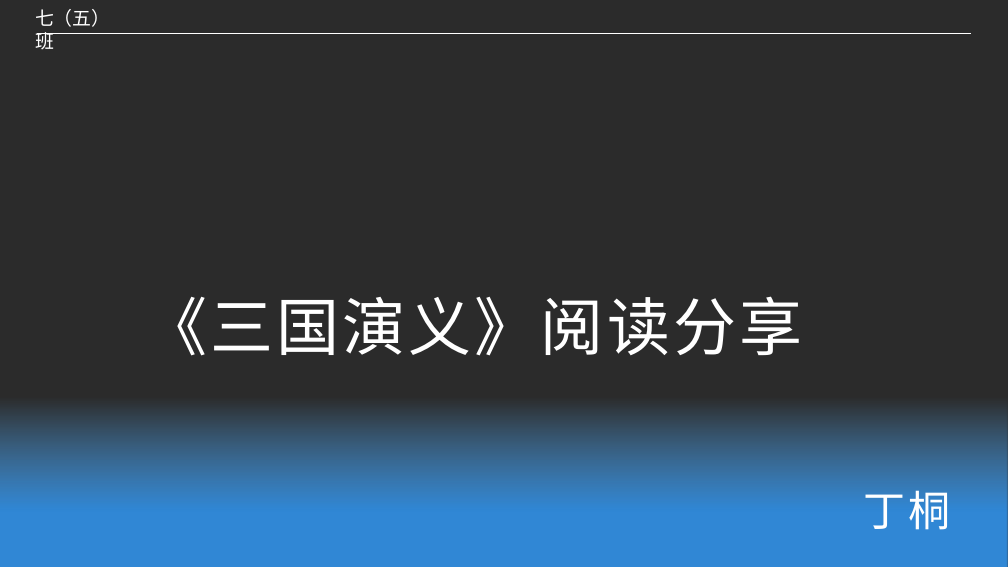
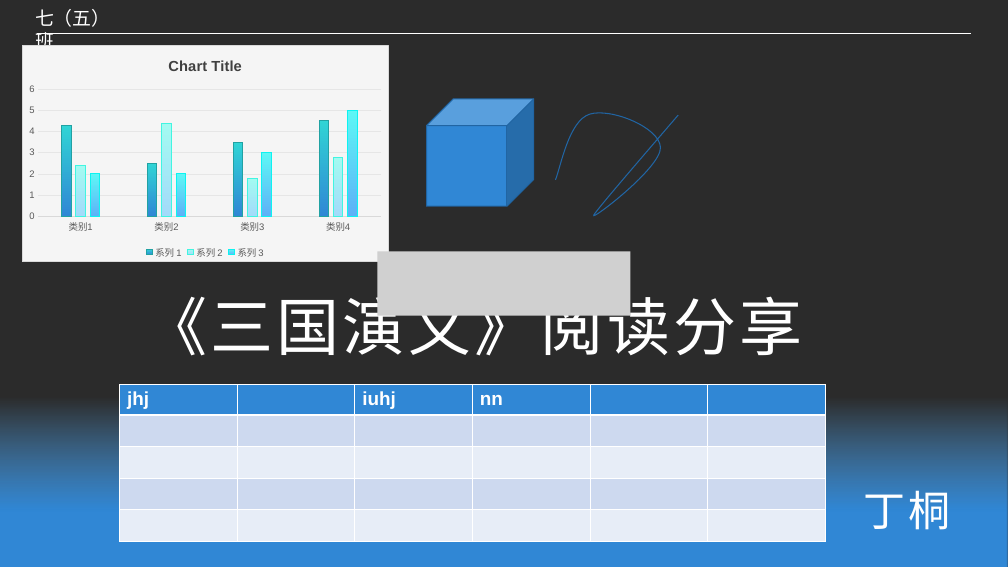
Before and after one commit to fefeding/pptx-parser, a slide deck: slide 1 of examples/3guo.pptx. Drawn at 1008x567 pixels with LibreOffice and Linux fonts; fonts in the diff are those of the drawing; grey boxes stand for pictures; background and template pictures are left out; a plain dark background stands for a picture behind light text. Boxes give left, top, right and bottom in pixels: in the first picture for what was removed or moved away, otherwise in the second. Text is boxed around its words. In the diff, an @@ line names an element or a change of style, - is before the commit and + after.

```diff
--- a/examples/3guo.pptx
+++ b/examples/3guo.pptx
@@ column chart added at (x1=22, y1=45, x2=389, y2=262) @@
+categories: 类别1, 类别2, 类别3, 类别4
+系列 1: 4.3, 2.5, 3.5, 4.5
+系列 2: 2.4, 4.4, 1.8, 2.8
+系列 3: 2, 2, 3, 5
@@ cube added at (x1=426, y1=99, x2=534, y2=206), fill #3087D5, outline #2165A3 1 pt @@
@@ freeform shape added at (x1=556, y1=113, x2=678, y2=216), outline #2165A3 1 pt @@
@@ picture added at (x1=377, y1=252, x2=631, y2=316) @@
@@ title "《三国演义》阅读分享" rewrapped from (x1=144, y1=296, x2=802, y2=356) to (x1=144, y1=286, x2=802, y2=356) @@
@@ table added at (x1=119, y1=385, x2=827, y2=541), 5 rows, 6 columns @@
+jhj |  | iuhj | nn |  | 
+ |  |  |  |  | 
+ |  |  |  |  | 
+ |  |  |  |  | 
+ |  |  |  |  | 
```
Also in this commit, not shown: 9 other files.
